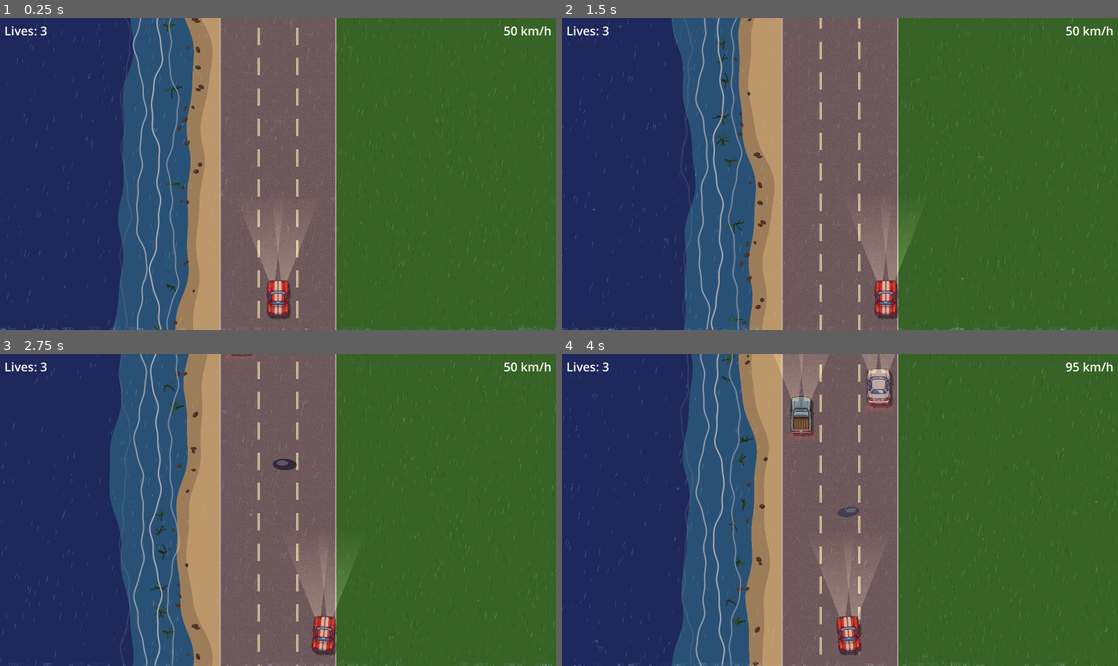
Above: before the commit, frames 1-4 (two rows, left to right).
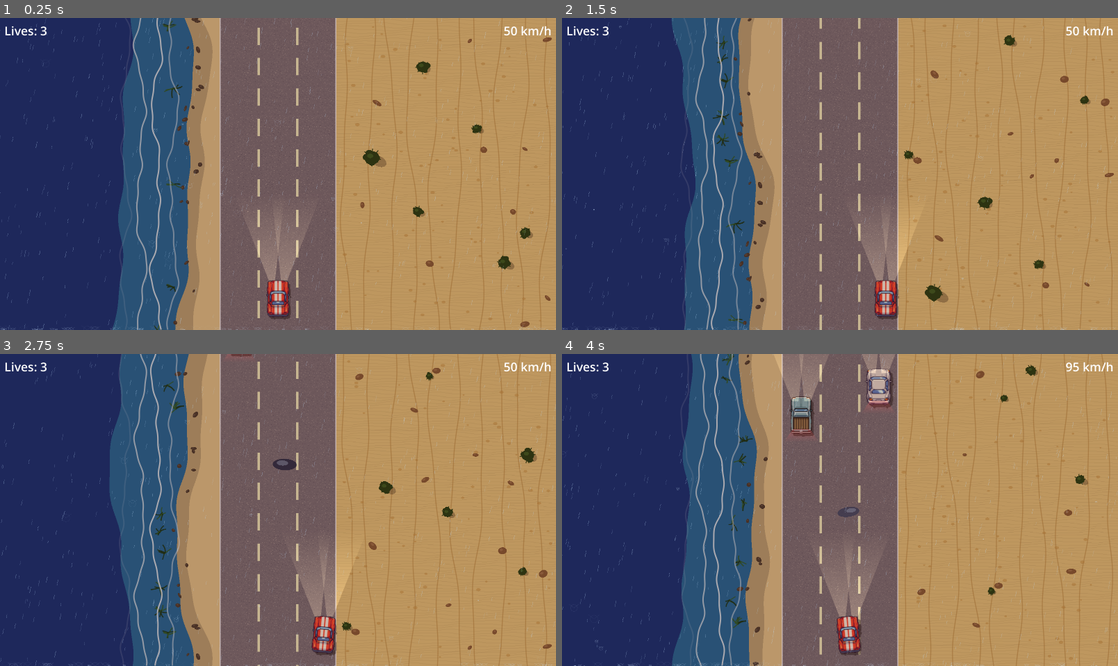
Above: after the commit, the same moments.

Repository: Antonio-Ingegnere/road-race
Game: Godot game, scene res://scenes/main.tscn
Same seed, same stepped clock (60 frames per second), same inputs: the game is played once before the commit and once after it.
Inputs:
- Up to frame 1 (0.25 s): no input
- Up to frame 2 (1.5 s): tap Enter at 0.5 s; hold Right (ui_right) 0.53-1.28 s; hold Down (ui_down) from 1.28 s (still down)
- Up to frame 3 (2.75 s): release Down (ui_down) at 2.03 s; hold Right (ui_right) from 2.03 s (still down)
- Up to frame 4 (4 s): release Right (ui_right) at 2.78 s; hold Up (ui_up) 2.78-3.53 s; hold Left (ui_left) from 3.53 s (still down)

The runs differ from the first frame. In frame 1, 39% of the frame differs, in the area x 60-100%, y 0-100%; in frame 2, 39%; in frame 3, 39%; in frame 4, 39%.

Commit message:
Add desert landscape type with vertical ridgelines, shrubs, and spots
Replaces placeholder with a proper top-down desert: pre-rendered sand
texture with ripple lines, thin wavy vertical ridgelines that scroll
with terrain, scattered small spots, round spiky shrubs with directional
shadows, and reddish rocks. Settings menu exposes all three landscape
types (Grass / Seashore / Desert) per side.

Co-Authored-By: Claude Sonnet 4.6 <noreply@anthropic.com>

Diff:
--- a/config.cfg
+++ b/config.cfg
@@ -21,4 +21,4 @@
 [landscape]
 
 left=1
-right=0
+right=2
--- a/scripts/road.gd
+++ b/scripts/road.gd
@@ -21,6 +21,7 @@
 
 const LANDSCAPE_GRASS    := 0
 const LANDSCAPE_SEASHORE := 1
+const LANDSCAPE_DESERT   := 2
 
 const SEA_SAND_W         := 120.0
 const SEA_WAVE_ZONE_W    := 220.0
@@ -32,6 +33,15 @@
 const SEA_FOAM_COLOR     := Color(0.90, 0.95, 0.98)
 const SEA_SAND_COLOR     := Color(0.88, 0.78, 0.56)
 const SEA_WET_SAND_COLOR := Color(0.72, 0.64, 0.47)
+
+const DESERT_SAND_COLOR  := Color(0.90, 0.78, 0.50)
+const DESERT_LINE_COL    := Color(0.66, 0.46, 0.18, 0.42)
+const DESERT_SPOT_COL    := Color(0.76, 0.56, 0.26, 0.48)
+const DESERT_ROCK_COLOR  := Color(0.52, 0.36, 0.22)
+const DESERT_ROCK_SHINE  := Color(0.68, 0.52, 0.36, 0.55)
+const DESERT_SHRUB_DARK  := Color(0.12, 0.24, 0.08)
+const DESERT_SHRUB_LITE  := Color(0.28, 0.46, 0.18, 0.55)
+const DESERT_SHRUB_SHAD  := Color(0.10, 0.07, 0.03, 0.30)
 
 var scroll_offset := 0.0
 var _world_scroll := 0.0
@@ -45,6 +55,7 @@
 var _tree_frame := 0
 var _tree_frame_timer := 0.0
 var _grass_tex: ImageTexture
+var _desert_tex: ImageTexture
 
 var landscape_left  := LANDSCAPE_GRASS
 var landscape_right := LANDSCAPE_GRASS
@@ -65,7 +76,8 @@
 			row.append(rng.randi_range(0, 3) * (PI / 2.0))
 		_rotations.append(row)
 
-	_grass_tex = _make_grass_tex()
+	_grass_tex  = _make_grass_tex()
+	_desert_tex = _make_desert_tex()
 
 	var cfg := ConfigFile.new()
 	if cfg.load("res://config.cfg") == OK:
@@ -136,6 +148,22 @@
 	return ImageTexture.create_from_image(img)
 
 
+func _make_desert_tex() -> ImageTexture:
+	const SIZE := GRASS_TEX_SIZE
+	var img := Image.create(SIZE, SIZE, false, Image.FORMAT_RGBA8)
+	img.fill(Color(0.90, 0.78, 0.50))
+	# Horizontal sand ripple lines — subtle wavy dark stripes every 7 px
+	for y in range(0, SIZE, 7):
+		var phase := float(y) * 0.153
+		for x in range(SIZE):
+			var wy2: int = posmod(y + int(round(
+				2.1 * sin(float(x) * 0.037 + phase) +
+				1.0 * sin(float(x) * 0.081 + phase * 0.65))), SIZE)
+			var c := img.get_pixel(x, wy2)
+			img.set_pixel(x, wy2, c.darkened(0.065))
+	return ImageTexture.create_from_image(img)
+
+
 func _draw() -> void:
 	var size := get_viewport_rect().size
 	var half := TILE_SIZE * 0.5  # = 48; texture is 64px source drawn at 1.5x scale
@@ -175,8 +203,12 @@
 		draw_set_transform(Vector2.ZERO)
 	if landscape_left == LANDSCAPE_SEASHORE:
 		_draw_seashore_left(size)
+	elif landscape_left == LANDSCAPE_DESERT:
+		_draw_desert_left(size)
 	if landscape_right == LANDSCAPE_SEASHORE:
 		_draw_seashore_right(size)
+	elif landscape_right == LANDSCAPE_DESERT:
+		_draw_desert_right(size)
 
 	# Trees on grass shoulders (animated sprite sheet: 3x3 grid of 256x256 frames, drawn at 128x128)
 	if _tree_tex:
@@ -185,9 +217,9 @@
 		var src := Rect2(frame_col * TREE_FRAME_SIZE, frame_row * TREE_FRAME_SIZE, TREE_FRAME_SIZE, TREE_FRAME_SIZE)
 		for p in _trees:
 			var on_left := p.x < ROAD_LEFT
-			if on_left and landscape_left == LANDSCAPE_SEASHORE:
+			if on_left and landscape_left != LANDSCAPE_GRASS:
 				continue
-			if not on_left and landscape_right == LANDSCAPE_SEASHORE:
+			if not on_left and landscape_right != LANDSCAPE_GRASS:
 				continue
 			draw_texture_rect_region(_tree_tex, Rect2(p.x - TREE_HALF, p.y - TREE_HALF, TREE_HALF * 2, TREE_HALF * 2), src)
 
@@ -416,6 +448,156 @@
 		wy += SPACING
 
 
+func _draw_desert_left(size: Vector2) -> void:
+	_draw_desert_base(0.0, ROAD_LEFT, size)
+	_draw_desert_ridgelines(0.0, ROAD_LEFT, size)
+	_draw_desert_spots(0.0, ROAD_LEFT, size)
+	_draw_desert_deco(size, 0.0, ROAD_LEFT, 0)
+
+
+func _draw_desert_right(size: Vector2) -> void:
+	var x0 := ROAD_LEFT + ROAD_WIDTH
+	_draw_desert_base(x0, size.x, size)
+	_draw_desert_ridgelines(x0, size.x, size)
+	_draw_desert_spots(x0, size.x, size)
+	_draw_desert_deco(size, x0, size.x, 112237)
+
+
+func _draw_desert_base(x0: float, x1: float, size: Vector2) -> void:
+	if _desert_tex:
+		var scale  := 1.5
+		var tsrc   := float(GRASS_TEX_SIZE)
+		var sy     := fmod(_world_scroll / scale, tsrc) - tsrc
+		var draw_h := size.y / scale + tsrc
+		draw_set_transform(Vector2.ZERO, 0.0, Vector2(scale, scale))
+		draw_texture_rect(_desert_tex, Rect2(x0 / scale, sy, (x1 - x0) / scale, draw_h), true)
+		draw_set_transform(Vector2.ZERO)
+	else:
+		draw_rect(Rect2(x0, 0.0, x1 - x0, size.y), DESERT_SAND_COLOR)
+
+
+func _draw_desert_ridgelines(x0: float, x1: float, size: Vector2) -> void:
+	var zone_w  := x1 - x0
+	var n_lines: int = max(2, int(zone_w / 76.0))
+	for i in range(n_lines):
+		var base_x := x0 + (float(i) + 0.5) * (zone_w / float(n_lines))
+		var seed   := float(i) * 1337.0 + x0 * 0.11
+		var pts    := PackedVector2Array()
+		var y      := 0.0
+		while y <= size.y:
+			var wy := y - _world_scroll
+			var x  := base_x \
+					 + 15.0 * sin(wy * 0.0044 + seed * 2.09) \
+					 +  8.0 * sin(wy * 0.0092 + seed * 1.37) \
+					 +  4.0 * sin(wy * 0.0191 + seed * 0.83)
+			pts.append(Vector2(x, y))
+			y += 9.0
+		if pts.size() >= 2:
+			draw_polyline(pts, DESERT_LINE_COL, 2.0, true)
+
+
+func _draw_desert_spots(x0: float, x1: float, size: Vector2) -> void:
+	const SPACING := 52.0
+
+	var rng      := RandomNumberGenerator.new()
+	var wy_start := -_world_scroll
+	var wy_end   := size.y - _world_scroll
+	var wy: float = ceil(wy_start / SPACING) * SPACING
+
+	while wy <= wy_end:
+		rng.seed = int(wy) * 2311 + int(x0)
+		var sy := wy + _world_scroll
+		var count := rng.randi_range(2, 5)
+		for _s in range(count):
+			var sx := rng.randf_range(x0 + 15.0, x1 - 15.0)
+			var r  := rng.randf_range(3.5, 8.0)
+			draw_set_transform(Vector2(sx, sy + rng.randf_range(-18.0, 18.0)), 0.0, Vector2(r, r * 0.68))
+			draw_circle(Vector2.ZERO, 1.0, DESERT_SPOT_COL)
+			draw_set_transform(Vector2.ZERO)
+		wy += SPACING
+
+
+func _draw_desert_deco(size: Vector2, x0: float, x1: float, seed_base: int) -> void:
+	const SPACING := 95.0
+	const MARGIN  := 25.0
+
+	var rng      := RandomNumberGenerator.new()
+	var wy_start := -_world_scroll
+	var wy_end   := size.y - _world_scroll
+	var wy: float = ceil(wy_start / SPACING) * SPACING
+
+	while wy <= wy_end:
+		var sy := wy + _world_scroll
+		rng.seed = int(wy) * 6547 + seed_base
+
+		var rock_count := rng.randi_range(0, 2)
+		for _r in range(rock_count):
+			var rx  := rng.randf_range(7.0, 18.0)
+			var ry  := rng.randf_range(5.0, 13.0)
+			var rot := rng.randf_range(-0.8, 0.8)
+			var px  := rng.randf_range(x0 + MARGIN, x1 - MARGIN)
+			var py  := sy + rng.randf_range(-30.0, 30.0)
+			var pos := Vector2(px, py)
+			draw_set_transform(pos, rot, Vector2(rx, ry))
+			draw_circle(Vector2.ZERO, 1.0, DESERT_ROCK_COLOR)
+			draw_set_transform(Vector2.ZERO)
+			var hi := pos + Vector2(-rx * 0.25, -ry * 0.30).rotated(rot)
+			draw_set_transform(hi, rot, Vector2(rx * 0.40, ry * 0.35))
+			draw_circle(Vector2.ZERO, 1.0, DESERT_ROCK_SHINE)
+			draw_set_transform(Vector2.ZERO)
+
+		if rng.randf() < 0.55:
+			var cx := rng.randf_range(x0 + MARGIN, x1 - MARGIN)
+			var cy := sy + rng.randf_range(-20.0, 20.0)
+			_draw_desert_shrub(Vector2(cx, cy), rng)
+
+		wy += SPACING
+
+
+func _draw_desert_shrub(pos: Vector2, rng: RandomNumberGenerator) -> void:
+	var s      := rng.randf_range(0.65, 1.40)
+	var base_r := rng.randf_range(12.0, 22.0) * s
+
+	# Ground shadow — elongated teardrop to lower-right
+	var shad_len := base_r * rng.randf_range(1.5, 2.3)
+	var shad_pos := pos + Vector2(0.70, 0.35) * shad_len * 0.55
+	var shad_rot := atan2(0.35, 0.70)
+	draw_set_transform(shad_pos, shad_rot, Vector2(shad_len * 0.48, base_r * 0.68))
+	draw_circle(Vector2.ZERO, 1.0, DESERT_SHRUB_SHAD)
+	draw_set_transform(Vector2.ZERO)
+
+	# Main body
+	draw_set_transform(pos, 0.0, Vector2(base_r, base_r * 0.88))
+	draw_circle(Vector2.ZERO, 1.0, DESERT_SHRUB_DARK)
+	draw_set_transform(Vector2.ZERO)
+
+	# Satellite blobs give an irregular, bushy silhouette
+	var blob_count := rng.randi_range(4, 7)
+	for _b in range(blob_count):
+		var angle := rng.randf_range(0.0, TAU)
+		var dist  := base_r * rng.randf_range(0.52, 0.86)
+		var br    := base_r * rng.randf_range(0.30, 0.55)
+		var bp    := pos + Vector2(cos(angle) * dist, sin(angle) * dist)
+		draw_set_transform(bp, 0.0, Vector2(br, br * 0.88))
+		draw_circle(Vector2.ZERO, 1.0, DESERT_SHRUB_DARK)
+		draw_set_transform(Vector2.ZERO)
+
+	# Spiky radiating spines (illustration style)
+	var spine_count := rng.randi_range(8, 14)
+	for sp in range(spine_count):
+		var angle    := float(sp) / float(spine_count) * TAU + rng.randf_range(-0.18, 0.18)
+		var sp_len   := base_r * rng.randf_range(0.90, 1.30)
+		var sp_start := pos + Vector2(cos(angle) * base_r * 0.25, sin(angle) * base_r * 0.25)
+		var sp_end   := pos + Vector2(cos(angle) * sp_len, sin(angle) * sp_len)
+		draw_line(sp_start, sp_end, DESERT_SHRUB_DARK, 1.5, true)
+
+	# Highlight patch (upper-left, lit side)
+	var hi := pos + Vector2(-base_r * 0.22, -base_r * 0.26)
+	draw_set_transform(hi, 0.0, Vector2(base_r * 0.40, base_r * 0.30))
+	draw_circle(Vector2.ZERO, 1.0, DESERT_SHRUB_LITE)
+	draw_set_transform(Vector2.ZERO)
+
+
 func _draw_wave_line(size: Vector2, base_x: float, color: Color, t: float, seed: float) -> void:
 	var pts := PackedVector2Array()
 	var y := 0.0
--- a/scripts/settings_menu.gd
+++ b/scripts/settings_menu.gd
@@ -147,8 +147,8 @@
 
 	# ── Landscape ──
 	_add_section_label(vbox, "Landscape")
-	_widgets["shore_left"]  = _add_option_button(vbox, "Left shore",  ["Grass", "Seashore"])
-	_widgets["shore_right"] = _add_option_button(vbox, "Right shore", ["Grass", "Seashore"])
+	_widgets["shore_left"]  = _add_option_button(vbox, "Left shore",  ["Grass", "Seashore", "Desert"])
+	_widgets["shore_right"] = _add_option_button(vbox, "Right shore", ["Grass", "Seashore", "Desert"])
 
 	vbox.add_child(_make_separator())
 
